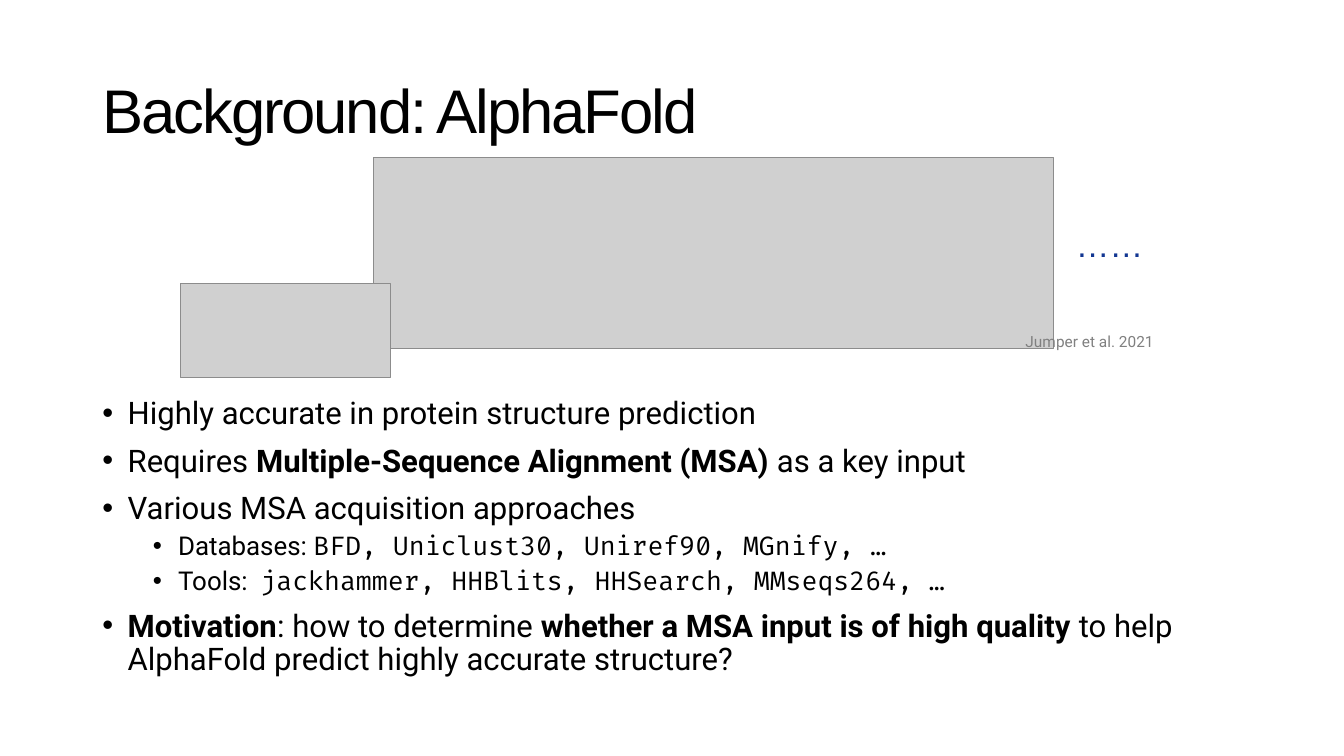
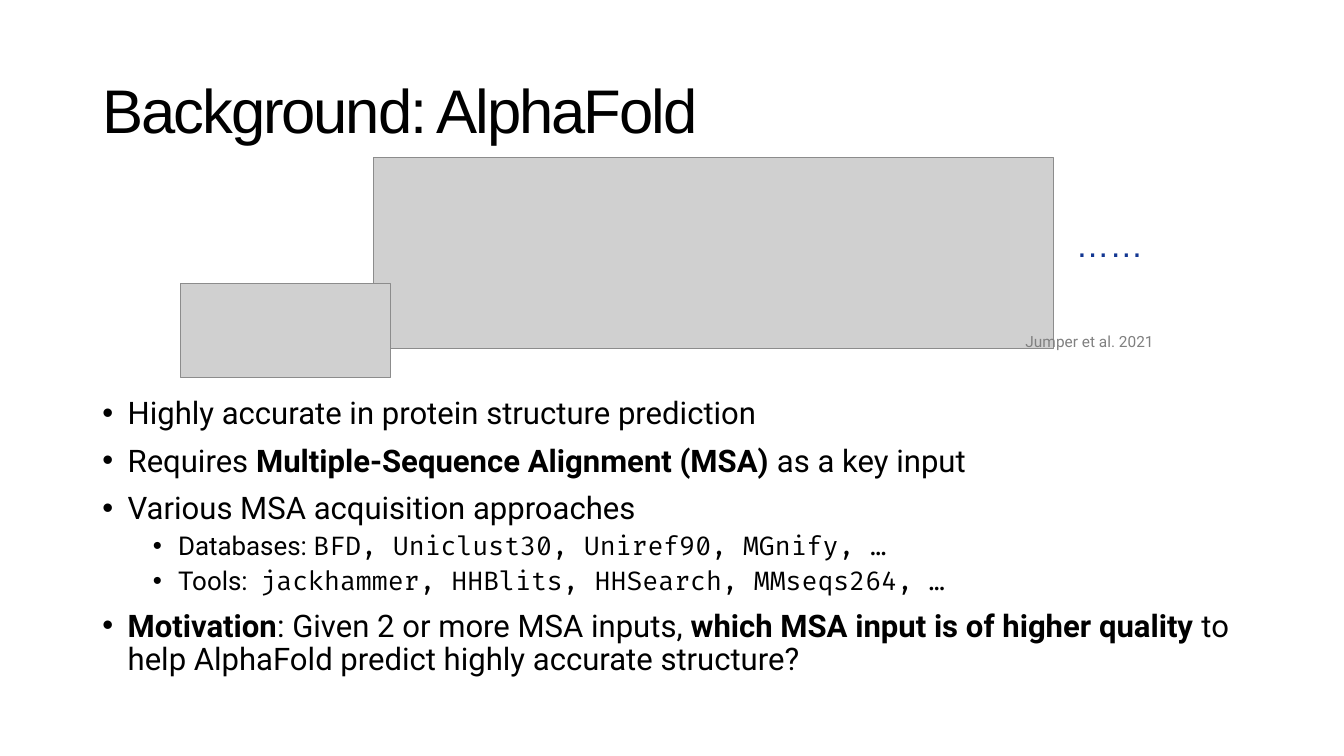
Before and after one commit to NaiL23/ShanghaiTech-CS177H-MSA-Scoring, a slide deck: slide 3 of report/presentation.pptx. Drawn at 1344x756 pixels with LibreOffice and Linux fonts; fonts in the diff are those of the drawing; grey boxes stand for pictures. Boxes give left, top, right and bottom in pixels: in the first picture for what was removed or moved away, otherwise in the second. Text is boxed around its words. In the diff, an @@ line names an element or a change of style, - is before the commit and + after.

```diff
--- a/report/presentation.pptx
+++ b/report/presentation.pptx
@@ text at (x1=128, y1=613, x2=1229, y2=677): text changed @@
-• Motivation: how to determine whether a MSA input is of high quality to help AlphaFold predict highly accurate structure?
+• Motivation: Given 2 or more MSA inputs, which MSA input is of higher quality to help AlphaFold predict highly accurate structure?
```
Also in this commit, not shown: 1 other slide changed, 2 slides added, 1 slide removed, 3 other files.
